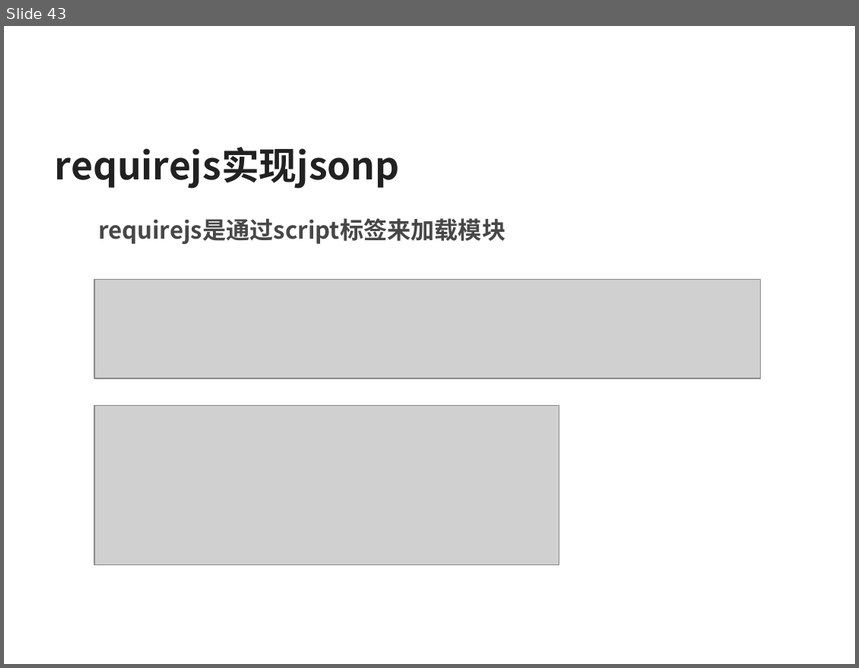
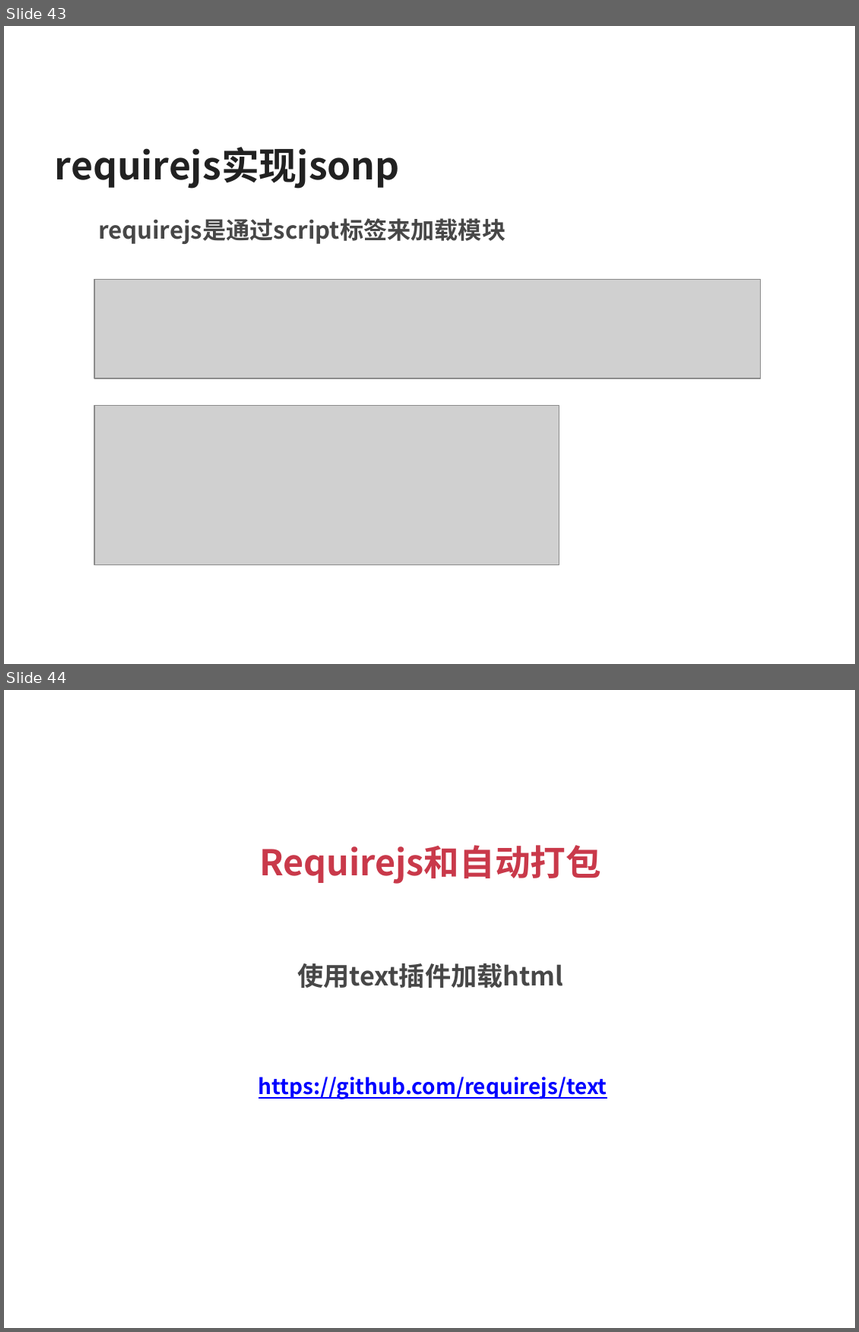
Before and after one commit to silvajs/lecturer, a slide deck: requirejs/doc/requirejs.pptx. Shown one above the other, each under a label of ours: slide 43 before the commit, slides 43 and 44 after it. The pictures are 859x668 and 859x1332 pixels, drawn with LibreOffice and Linux fonts; fonts in the diff are those of the drawing; grey boxes stand for pictures. Boxes give left, top, right and bottom in pixels: in the first picture for what was removed or moved away, otherwise in the second. Text is boxed around its words. In the diff, an @@ line names an element or a change of style, - is before the commit and + after.

Commit message:
requirejs text plugin

```diff
--- a/requirejs/doc/requirejs.pptx
+++ b/requirejs/doc/requirejs.pptx
@@ slide 44 added at (4, 690, 855, 1328), background #FFFFFF @@
@@ title added at (259, 845, 601, 884), 30 pt, text #C9394A, bold @@
+Requirejs和自动打包
@@ text added at (297, 964, 563, 988), 22 pt, text #474747, bold @@
+使用text插件加载html
@@ text added at (259, 1077, 607, 1100), 18 pt, text #0000FF, bold, underline @@
+https://github.com/requirejs/text
```
Also in this commit, not shown: 2 other slides added, 7 other files.
